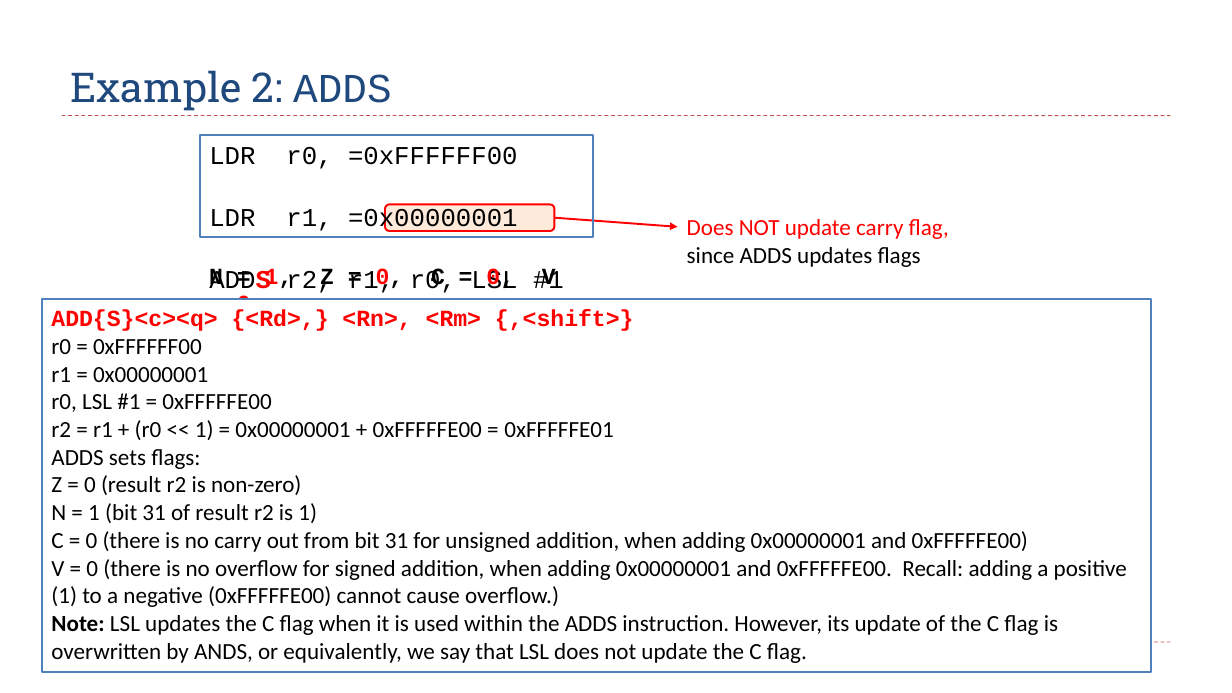
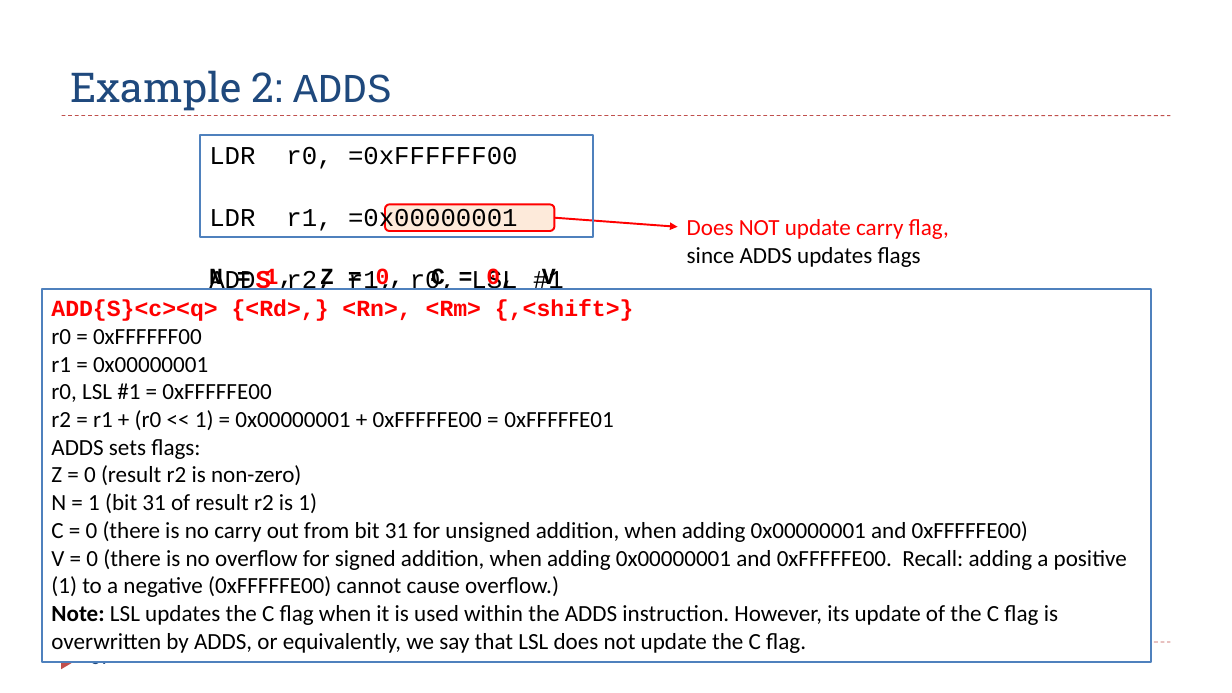
Before and after one commit to guhofstra/CSC111Fa25, a slide deck: slide 59 of PPTs/Ch4_ARM_Arithmetic_Logic.pptx. Drawn at 1232x693 pixels with LibreOffice and Linux fonts; fonts in the diff are those of the drawing. Boxes give left, top, right and bottom in pixels: in the first picture for what was removed or moved away, otherwise in the second. Text is boxed around its words. In the diff, an @@ line names an element or a change of style, - is before the commit and + after.

```diff
--- a/PPTs/Ch4_ARM_Arithmetic_Logic.pptx
+++ b/PPTs/Ch4_ARM_Arithmetic_Logic.pptx
@@ rectangle "ADD{S}<c><q> {<Rd>,} <Rn>, <Rm> {,<shift>}": place and size @@
-rectangle "ADD{S}<c><q> {<Rd>,} <Rn>, <Rm> {,<shift>}" at [43,299,1152,673]
+rectangle "ADD{S}<c><q> {<Rd>,} <Rn>, <Rm> {,<shift>}" at [43,289,1152,663]
@@ text in rectangle at [51,605,1058,653]: text changed @@
-Note: LSL updates the C flag when it is used within the ADDS instruction. However, its update of the C flag is overwritten by ANDS, or equivalently, we say that LSL does not update the C flag.
+Note: LSL updates the C flag when it is used within the ADDS instruction. However, its update of the C flag is overwritten by ADDS, or equivalently, we say that LSL does not update the C flag.
@@ triangle added at [61,650,78,670], fill #C0504D @@
```
Also in this commit, not shown: 2 other slides changed, 1 slide added, 4 other files.
